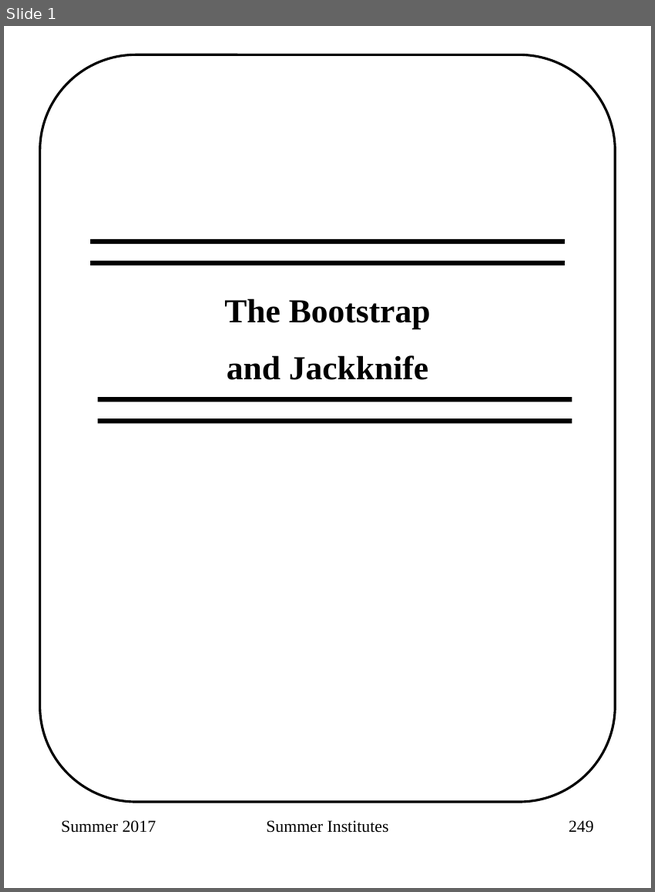
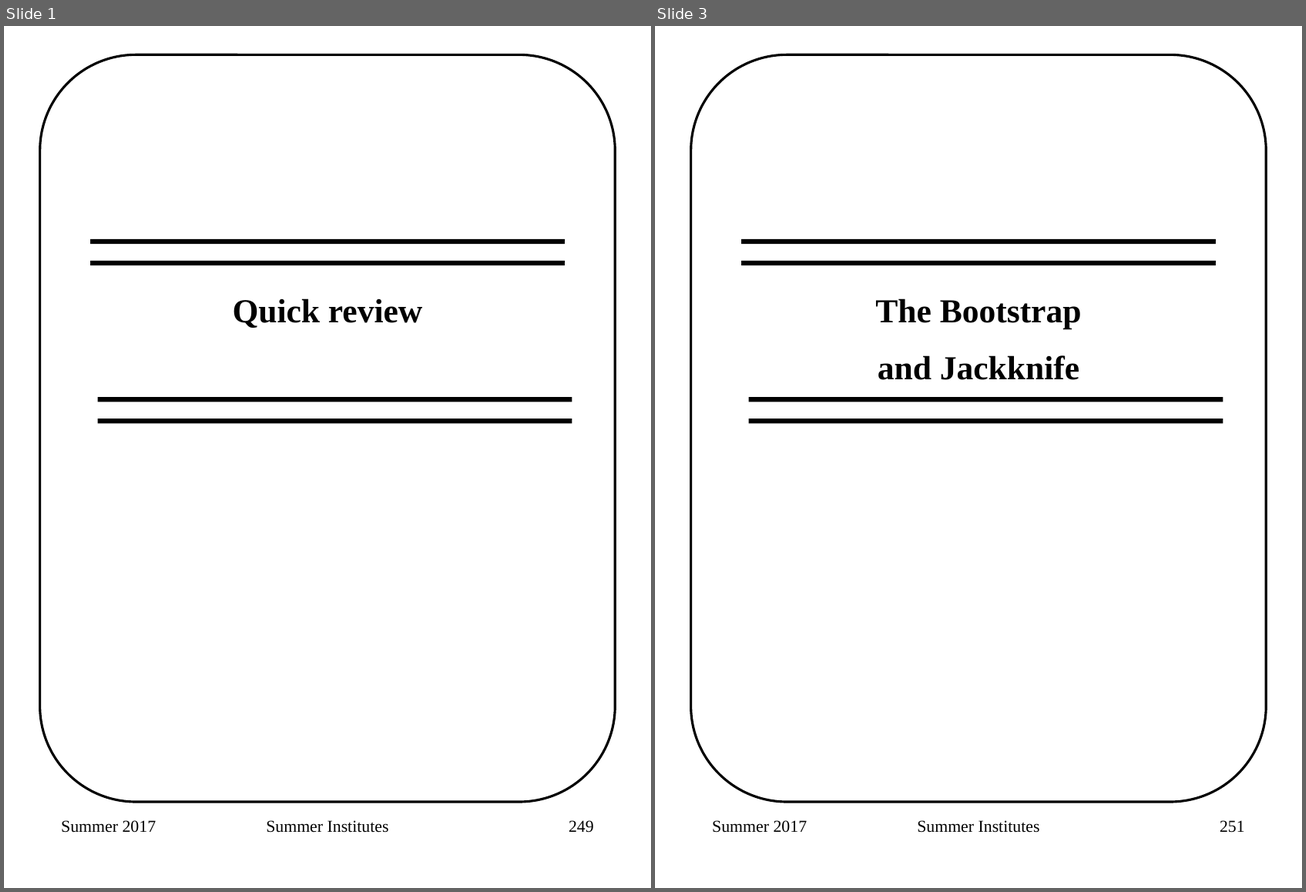
Before and after one commit to adw96/summer-institutes, a slide deck: 2018_sisg_1_9.pptx. Shown side by side, each under a label of ours: slide 1 before the commit, slides 1 and 3 after it; the slides between them are not shown. The pictures are 655x892 and 1306x892 pixels, drawn with LibreOffice and Linux fonts; fonts in the diff are those of the drawing. Boxes give left, top, right and bottom in pixels: in the first picture for what was removed or moved away, otherwise in the second. Text is boxed around its words. In the diff, an @@ line names an element or a change of style, - is before the commit and + after.

```diff
--- a/2018_sisg_1_9.pptx
+++ b/2018_sisg_1_9.pptx
@@ slide 1 added at bbox=[4, 26, 651, 888], background #FFFFFF; not listed: 1 template element that a slide beside it also shows @@
@@ line added from (90, 242) to (565, 242), #000000 4 pt @@
@@ line added from (90, 263) to (565, 263), #000000 4 pt @@
@@ text added at bbox=[233, 299, 422, 328], 28 pt, text #000000, bold @@
+Quick review
@@ line added from (98, 399) to (571, 399), #000000 4 pt @@
@@ line added from (98, 421) to (571, 421), #000000 4 pt @@
@@ text added at bbox=[61, 821, 156, 833], 14 pt, text #000000 @@
+Summer 2017
@@ text added at bbox=[266, 821, 389, 833], 14 pt, text #000000 @@
+Summer Institutes
@@ page number added at bbox=[568, 821, 594, 833], 14 pt, text #000000 @@
+249
@@ what was slide 1 is now slide 3 @@
@@ page number at bbox=[1219, 821, 1245, 833]: text changed @@
-249
+251
```
Also in this commit, not shown: 1 other slide added, 1 other file.
